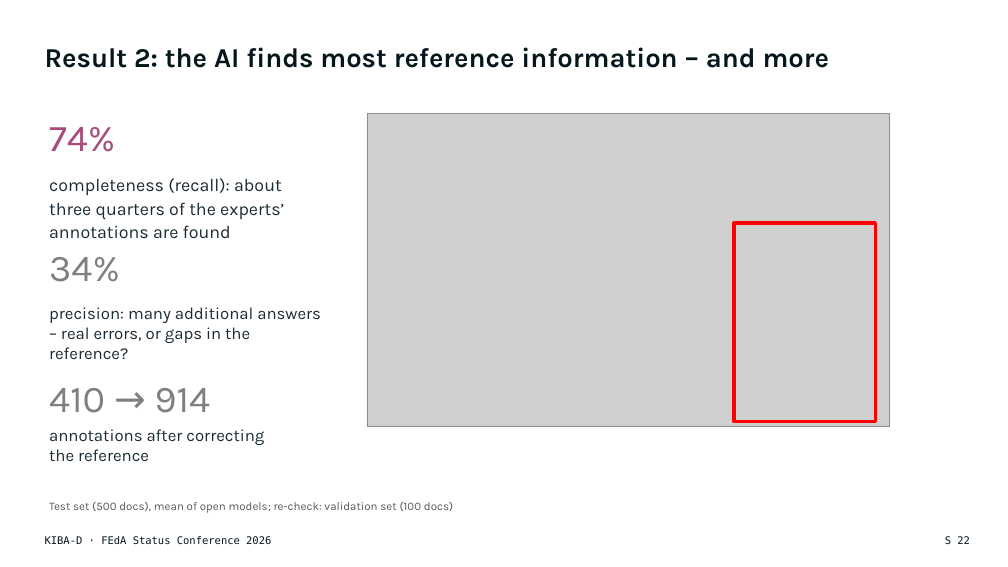
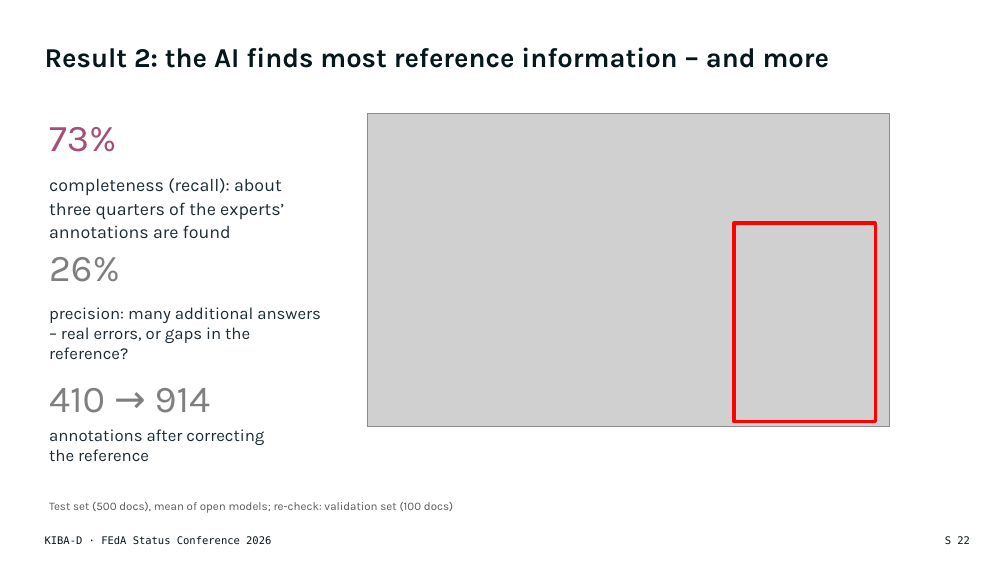
Before and after one commit to DFKI-NLP/kibad-llm, a slide deck: slide 22 of presentations/2026_feda_status_conference/KIBA-D_FEdA2026_Keynote-slide-per-animation.pptx. Drawn at 1008x567 pixels with LibreOffice and Linux fonts; fonts in the diff are those of the drawing; grey boxes stand for pictures. Boxes give left, top, right and bottom in pixels: in the first picture for what was removed or moved away, otherwise in the second. Text is boxed around its words. In the diff, an @@ line names an element or a change of style, - is before the commit and + after.

Commit message:
fix values for result 2 slide

```diff
--- a/presentations/2026_feda_status_conference/KIBA-D_FEdA2026_Keynote-slide-per-animation.pptx
+++ b/presentations/2026_feda_status_conference/KIBA-D_FEdA2026_Keynote-slide-per-animation.pptx
@@ text at (49, 127, 116, 152): text changed @@
-74%
+73%
@@ text at (49, 257, 120, 282): text changed @@
-34%
+26%
```
Also in this commit, not shown: 1 other slide changed, 2 other files.
